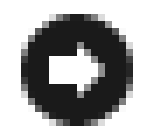
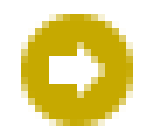
Layer changes from the first 154×140 image to the second:
painted on "Shape 1", masked it over [21, 14, 133, 126]
painted on "Shape 2", masked it over [21, 14, 133, 126]
